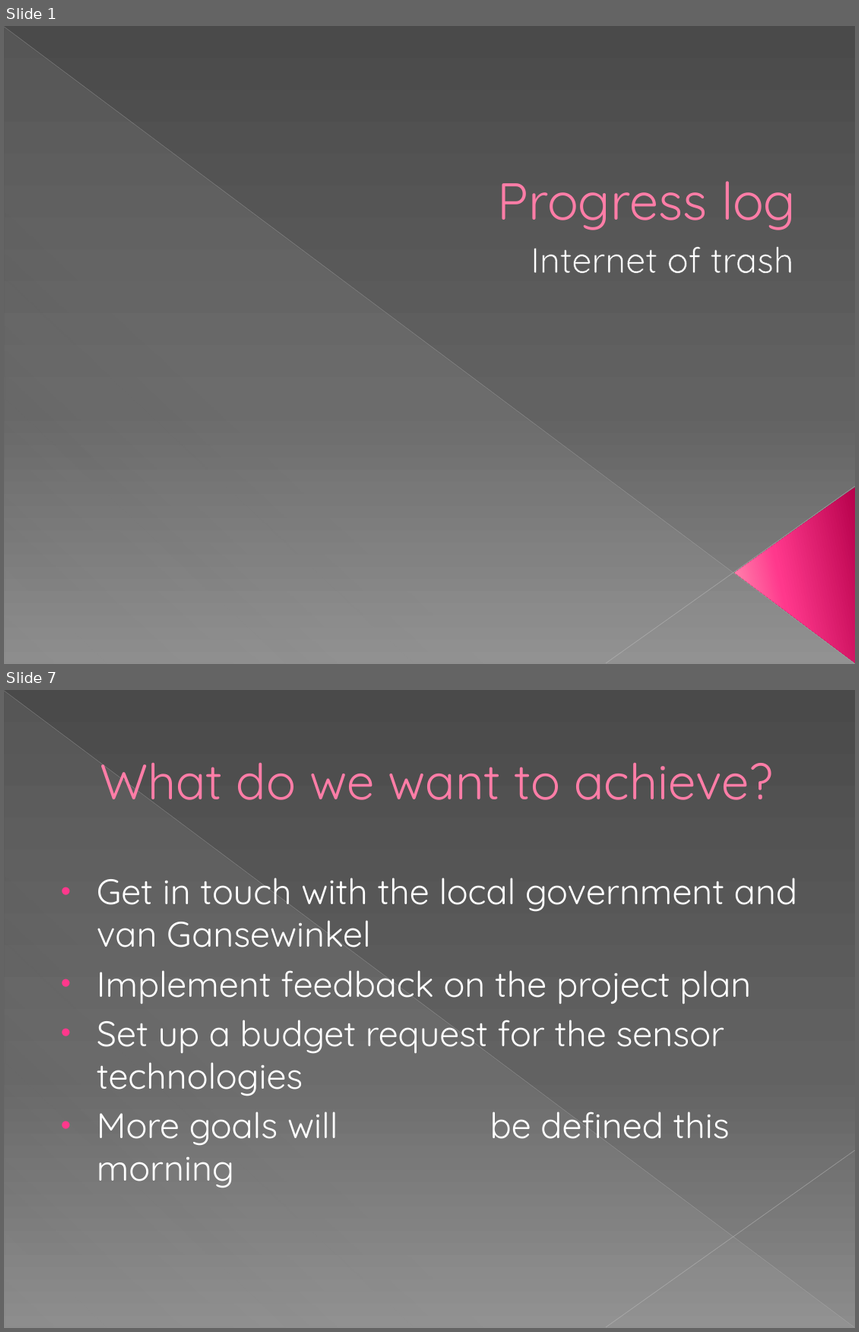
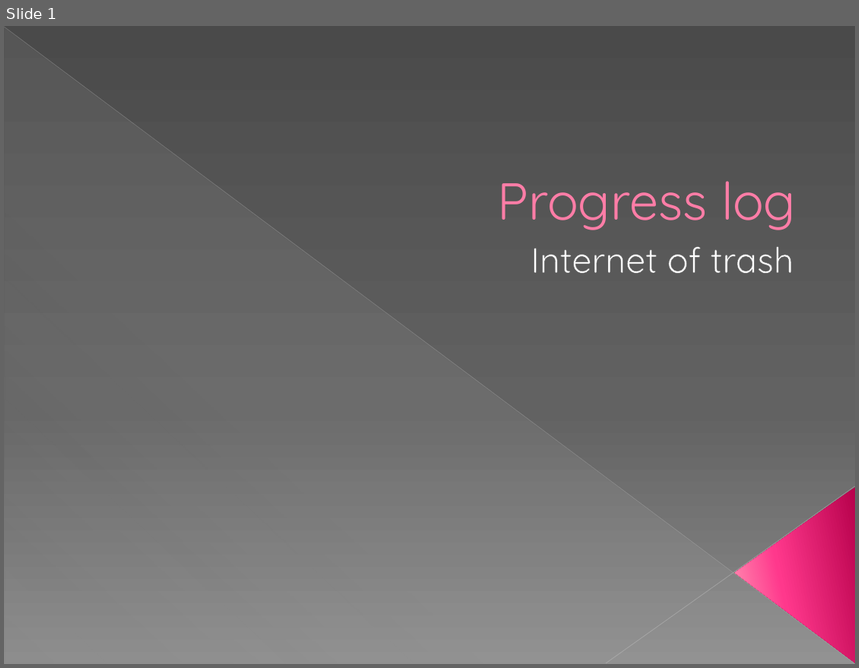
Before and after one commit to rickvanosch/InternetOfTrash, a slide deck: presentations/progress_log.pptx. Shown one above the other, each under a label of ours: slides 1 and 7 before the commit, slide 1 after it; the slides between them are not shown. The pictures are 859x1332 and 859x668 pixels, drawn with LibreOffice and Linux fonts; fonts in the diff are those of the drawing. Boxes give left, top, right and bottom in pixels: in the first picture for what was removed or moved away, otherwise in the second. Text is boxed around its words. In the diff, an @@ line names an element or a change of style, - is before the commit and + after.

```diff
--- a/presentations/progress_log.pptx
+++ b/presentations/progress_log.pptx
@@ slide 7 removed at bbox=[4, 690, 855, 1328], background gradient #4A4A4A to #626262 to #8C8C8C; not listed: 3 template elements that a slide beside it also shows @@
@@ title removed at bbox=[100, 762, 773, 800] @@
-What do we want to achieve?
@@ text removed at bbox=[97, 878, 797, 1189] @@
-• Get in touch with the local government and van Gansewinkel
-• Implement feedback on the project plan
-• Set up a budget request for the sensor technologies
-• More goals will be defined this morning
```
Also in this commit, not shown: 5 slides changed, 2 slides added, 4 other slides removed.
